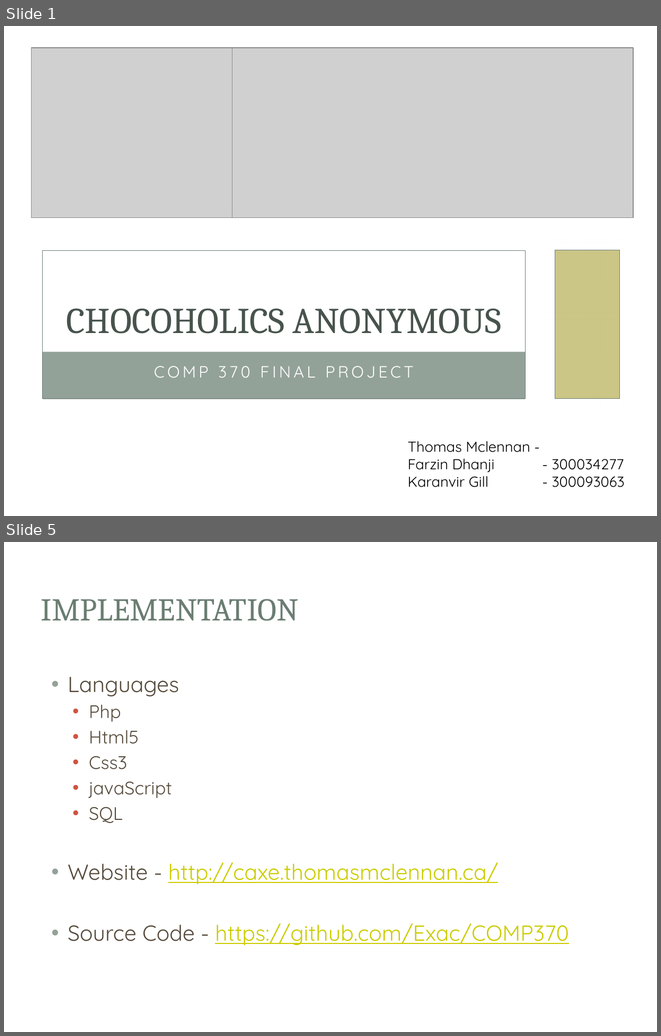
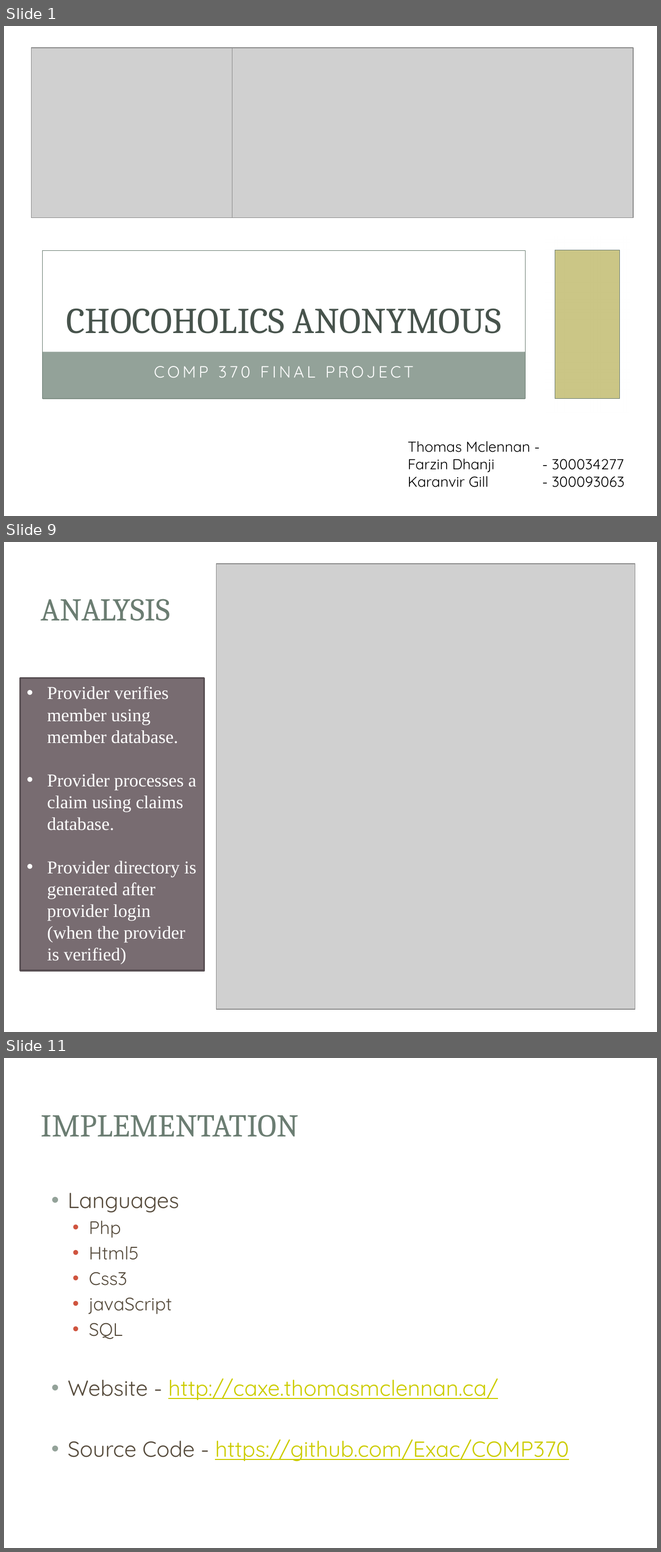
Before and after one commit to Exac/COMP370, a slide deck: presentation/COMP370_Project.pptx. Shown one above the other, each under a label of ours: slides 1 and 5 before the commit, slides 1, 9 and 11 after it; the slides between them are not shown. The pictures are 661x1036 and 661x1552 pixels, drawn with LibreOffice and Linux fonts; fonts in the diff are those of the drawing; grey boxes stand for pictures; background and template pictures are left out. Boxes give left, top, right and bottom in pixels: in the first picture for what was removed or moved away, otherwise in the second. Text is boxed around its words. In the diff, an @@ line names an element or a change of style, - is before the commit and + after.

Commit message:
powerpoint added

```diff
--- a/presentation/COMP370_Project.pptx
+++ b/presentation/COMP370_Project.pptx
@@ slide 9 added at box(4, 542, 657, 1032), background picture (left out); not listed: 3 template elements that a slide beside it also shows @@
@@ picture added at box(216, 564, 635, 1009) @@
@@ title added at box(41, 599, 170, 621), 35 pt, text #6B7D72 @@
+ANALYSIS
@@ rectangle added at box(20, 678, 204, 970), fill #786C71, outline #595054 2 pt, 20 pt, text #FFFFFF @@
+• Provider verifies member using member database.
+• Provider processes a claim using claims database.
+• Provider directory is generated after provider login (when the provider is verified)
@@ what was slide 5 is now slide 11 @@
```
Also in this commit, not shown: 2 slides changed, 6 other slides added, 1 slide removed.
